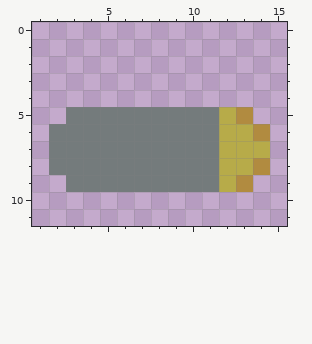
File history of a pixel-art sprite, public/bullet.png. The picture above was drawn from the file before the commit.
The file is 16x16 pixels. Pixels under 10% opacity are left out. Colours within 5 levels of each other are drawn and written as one. Shown: x 1..15, y 0..11.
Once edited:
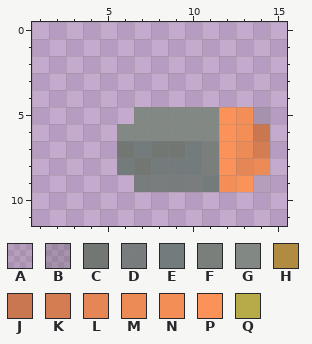
Palette (. is transparent): A #4040401e  B #40404039  C #737774  D #757a77ee  E #747b7c  F #7a7f7c  G #828884  H #b18b40  J #c87750  K #d47d52  L #e48655  M #ed8b56  N #f38e57  P #fb9259  Q #b7ab49
From old to new:
Changed rows in their new state; - is an unchanged pixel.
first column x 2:
 5 -....GGGGGPNB
 6 ....GGGGGGPNJ
 7 ....C-CC-FPMK
 8 ....-C---FPLM
 9 -....DDDD-NPA
Where, in picture pixels (left, top, right, bottom), the same in both pictures:
changed: (49, 107, 270, 192)
